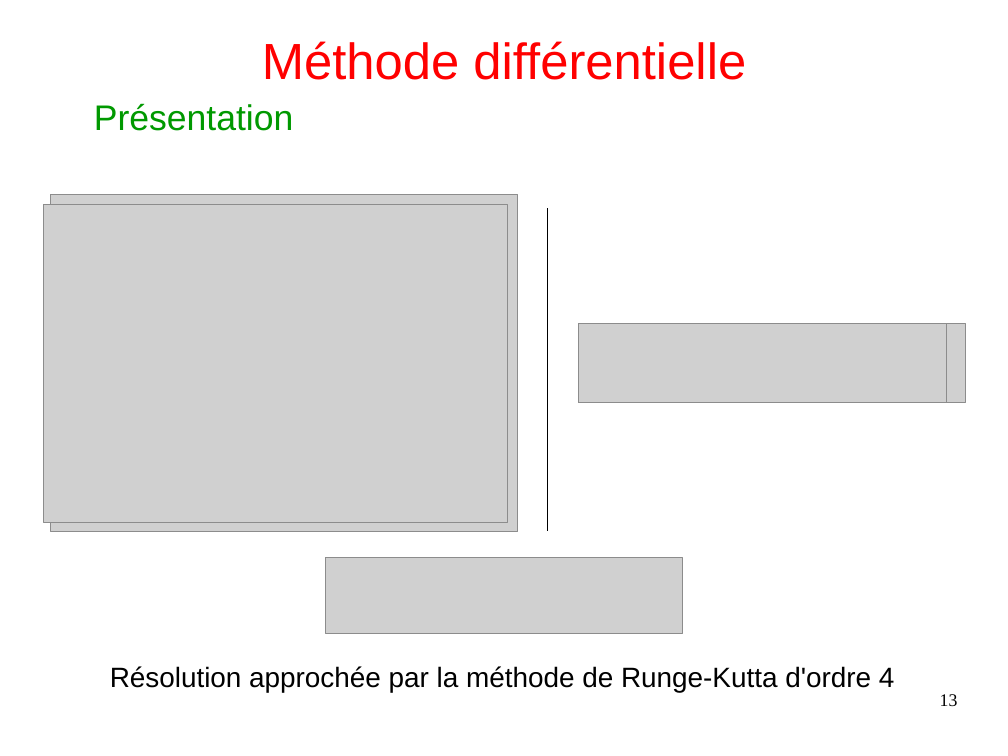
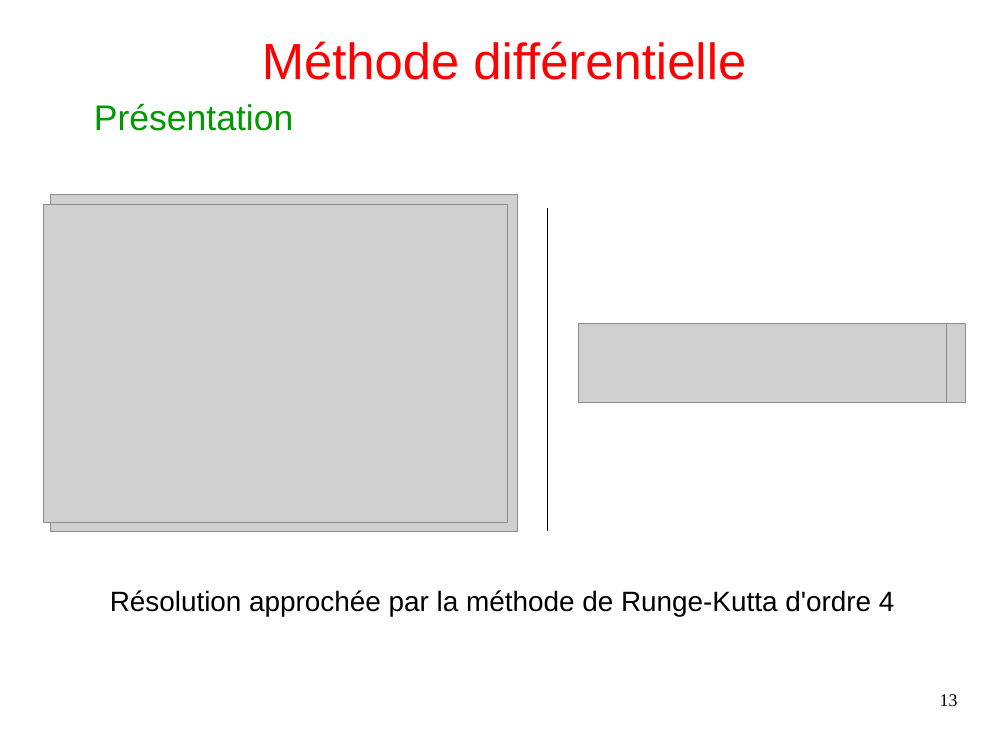
Before and after one commit to Arthurrre/TIPE_Automate, a slide deck: slide 13 of diapo/diapo.odp. Drawn at 1008x756 pixels with LibreOffice and Linux fonts; fonts in the diff are those of the drawing; grey boxes stand for pictures. Boxes give left, top, right and bottom in pixels: in the first picture for what was removed or moved away, otherwise in the second. Text is boxed around its words. In the diff, an @@ line names an element or a change of style, - is before the commit and + after.

```diff
--- a/diapo/diapo.odp
+++ b/diapo/diapo.odp
@@ picture removed at [326, 558, 682, 634] @@
@@ text "Résolution approchée par la méthode ...": place and size @@
-text "Résolution approchée par la méthode ..." at [110, 666, 895, 692]
+text "Résolution approchée par la méthode ..." at [110, 590, 895, 616]
```
Also in this commit, not shown: 1 other slide changed.
